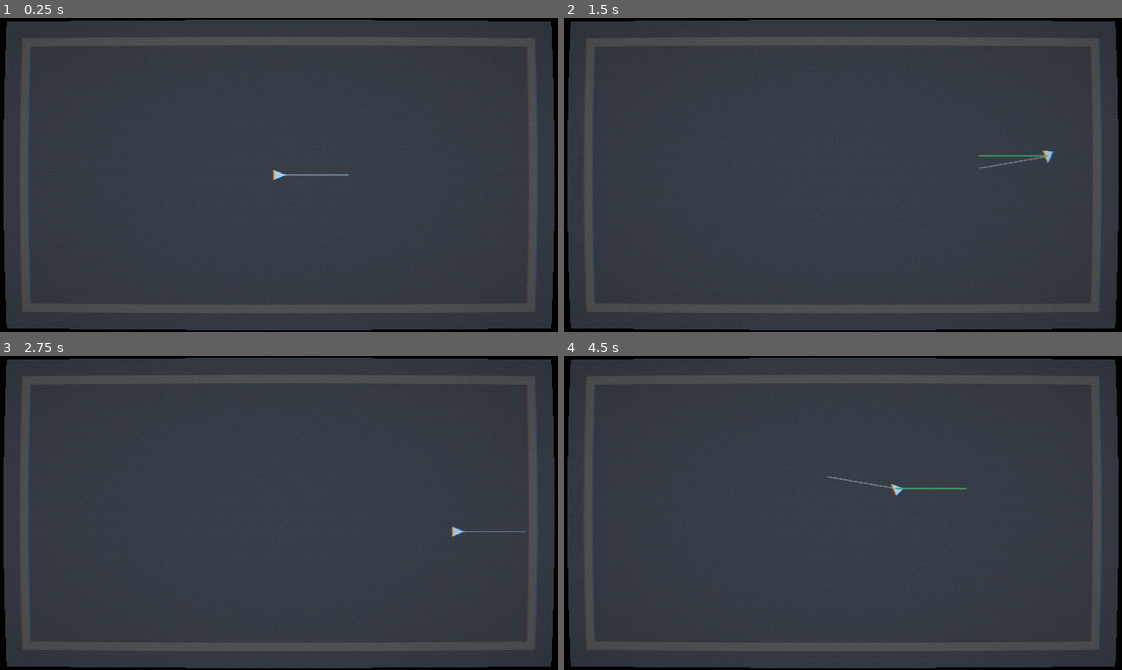
Above: before the commit, frames 1-4 (two rows, left to right).
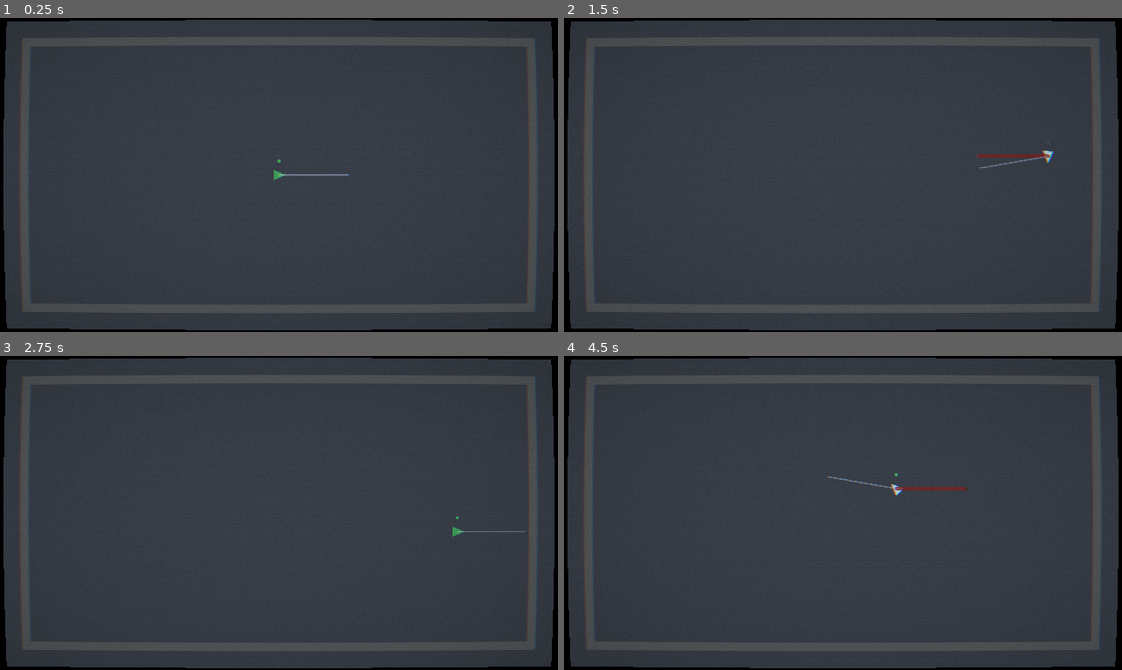
Above: after the commit, the same moments.

Repository: artemiiShabanov/slash-dash-slash
Game: Godot game, scene res://scenes/demos/m2_dash_demo.tscn
The game is run twice, just before and just after one commit, with the same random seed, the same clock (stepped at 60 frames per second) and the same inputs.
Inputs (mouse positions are in pixels of both pictures, inside the frame that each line leads up to):
- Up to frame 1 (0.25 s): no input
- Up to frame 2 (1.5 s): tap Enter at 0.5 s; move the mouse to (965, 159) at 0.52 s; hold D 0.53-1.25 s; click (965, 159) at 0.67 s; tap Space at 0.77 s; drag from (731, 190) to (815, 237) at 1.27 s
- Up to frame 3 (2.75 s): tap Space at 2 s; move the mouse to (334, 443) at 2.02 s; hold D from 2.03 s (still down)
- Up to frame 4 (4.5 s): release D at 2.75 s; tap Enter at 2.75 s; drag from (815, 575) to (675, 465) at 2.77 s; move the mouse to (1010, 560) at 3.52 s; hold A 3.53-4.25 s; tap Space at 3.77 s; drag from (675, 465) to (759, 434) at 4.27 s

The runs differ from the first frame. In frame 1, less than 0.1% of the frame differs, in the area x 48-52%, y 45-52%; in frame 2, 0.1%; in frame 3, less than 0.1%; in frame 4, 0.2%, in the area x 59-73%, y 37-43%.

Commit message:
Ship weapon-cooldown-stamina (M3) + slash trail visuals
Sword now has two visible states gated by cooldown + stamina. A dash
with a loaded sword fires the weapon (consumes 1 stamina, starts
cooldown); a dash with an unloaded sword is a non-hit reposition.
Stamina regenerates continuously, even mid-cooldown.

- WeaponTuning resource: cooldown_duration, max_stamina,
  stamina_regen_interval, loaded_tint_color
- Player gets four new signals: weapon_fired(direction), weapon_loaded,
  weapon_unloaded, stamina_changed(current, max)
- Weapon firing hook in _start_dash captures was_slash before flipping
  is_weapon_loaded so the trail can pick its style; _tick_weapon runs
  cooldown countdown + regen accumulator each physics frame and emits
  weapon_loaded on transition back to ready
- Loaded-state visual is a placeholder modulate (dot_matrix_green) on
  the body Polygon2D — real "loaded" sprite animation deferred to art
- StaminaPips UI scene: top-level Node2D row of N circles above the
  player. Drained pips clear instantly on slash; regenerated pips fade
  back in. Tracks player position only, not rotation
- Initial signal emission in _ready uses call_deferred so child nodes
  (StaminaPips ready first per Godot bottom-up order) get the
  initial state via the signal pathway

Trail visuals (drift on core_dash): per-dash style switch. Slash
dashes get a wider blood_red trail; reposition dashes keep the
narrow dot_matrix_green. Three new DashTuning fields: trail_width,
slash_trail_color, slash_trail_width.

core_dash spec synced (2026-05-07) to capture the trail-style change
and the demos/ folder path. weapon-cooldown-stamina spec at Shipped.

Co-Authored-By: Claude Opus 4.7 (1M context) <noreply@anthropic.com>

Diff:
--- a/slash-dash-slash/resources/dash_tuning.tres
+++ b/slash-dash-slash/resources/dash_tuning.tres
@@ -15,3 +15,6 @@
 trail_max_points = 32
 trail_fade_duration = 0.25
 trail_color = Color(0.34, 0.78, 0.42, 1)
+trail_width = 2.0
+slash_trail_color = Color(0.65, 0.16, 0.13, 1)
+slash_trail_width = 4.0
--- /dev/null
+++ b/slash-dash-slash/resources/weapon_tuning.tres
@@ -0,0 +1,10 @@
+[gd_resource type="Resource" script_class="WeaponTuning" load_steps=2 format=3 uid="uid://24u0kd3n72no"]
+
+[ext_resource type="Script" uid="uid://c4o2xqnddf07s" path="res://scripts/resources/weapon_tuning.gd" id="1_wtune"]
+
+[resource]
+script = ExtResource("1_wtune")
+cooldown_duration = 0.2
+max_stamina = 1
+stamina_regen_interval = 0.45
+loaded_tint_color = Color(0.34, 0.78, 0.42, 1)
--- a/slash-dash-slash/scenes/demos/m1_input_demo.tscn
+++ b/slash-dash-slash/scenes/demos/m1_input_demo.tscn
@@ -36,5 +36,7 @@
 anchors_preset = 15
 anchor_right = 1.0
 anchor_bottom = 1.0
+grow_horizontal = 2
+grow_vertical = 2
 mouse_filter = 2
 script = ExtResource("2_overlay")
--- a/slash-dash-slash/scenes/player.tscn
+++ b/slash-dash-slash/scenes/player.tscn
@@ -1,7 +1,9 @@
-[gd_scene load_steps=4 format=3]
+[gd_scene load_steps=6 format=3]
 
 [ext_resource type="Script" path="res://scripts/player.gd" id="1_player"]
 [ext_resource type="Resource" path="res://resources/dash_tuning.tres" id="2_tuning"]
+[ext_resource type="Resource" path="res://resources/weapon_tuning.tres" id="3_wtune"]
+[ext_resource type="PackedScene" path="res://scenes/ui/stamina_pips.tscn" id="4_pips"]
 
 [sub_resource type="CircleShape2D" id="cs_player"]
 radius = 6.0
@@ -9,6 +11,7 @@
 [node name="Player" type="CharacterBody2D"]
 script = ExtResource("1_player")
 tuning = ExtResource("2_tuning")
+weapon_tuning = ExtResource("3_wtune")
 
 [node name="Body" type="Polygon2D" parent="."]
 ; Right-pointing arrow so rotation is readable: tip at (8, 0).
@@ -24,3 +27,5 @@
 joint_mode = 2
 begin_cap_mode = 2
 end_cap_mode = 2
+
+[node name="StaminaPips" parent="." instance=ExtResource("4_pips")]
--- /dev/null
+++ b/slash-dash-slash/scenes/ui/stamina_pips.tscn
@@ -0,0 +1,6 @@
+[gd_scene load_steps=2 format=3]
+
+[ext_resource type="Script" path="res://scripts/ui/stamina_pips.gd" id="1_pips"]
+
+[node name="StaminaPips" type="Node2D"]
+script = ExtResource("1_pips")
--- a/slash-dash-slash/scripts/player.gd
+++ b/slash-dash-slash/scripts/player.gd
@@ -25,15 +25,29 @@
 ## `KinematicCollision2D`.
 signal wall_hit(position: Vector2, normal: Vector2)
 
+## Sword fired this dash. Hit-detection consumes this; gem procs piggyback later.
+signal weapon_fired(direction: Vector2)
+
+## Sword transitioned reloading -> loaded (cooldown done AND stamina >= 1).
+signal weapon_loaded
+
+## Sword transitioned loaded -> reloading.
+signal weapon_unloaded
+
+## Stamina changed (drain or regen). UI listens here.
+signal stamina_changed(current: int, max: int)
+
 # ===== Tunables =====
 
 const TUNING_PATH := "res://resources/dash_tuning.tres"
+const WEAPON_TUNING_PATH := "res://resources/weapon_tuning.tres"
 
 # Floors clamping pathological modifier stacks so dashes always commit.
 const MIN_DISTANCE: float = 1.0
 const MIN_DURATION: float = 0.01
 
 @export var tuning: DashTuning
+@export var weapon_tuning: WeaponTuning
 
 # ===== Public state =====
 
@@ -42,6 +56,17 @@
 
 ## Whether a dash is currently in flight.
 var is_dashing: bool = false
+
+## True when the next dash will fire the sword (cooldown elapsed AND stamina >= 1).
+var is_weapon_loaded: bool = false
+
+## Current stamina, in [0, weapon_tuning.max_stamina].
+var stamina: int = 0
+
+# ===== Internal weapon state =====
+
+var _cooldown_remaining: float = 0.0
+var _regen_accumulator: float = 0.0
 
 # ===== Internal dash state =====
 
@@ -66,6 +91,7 @@
 # ===== Trail =====
 
 @onready var trail: Line2D = $Trail
+@onready var body: Polygon2D = $Body
 
 # Held reference so a new dash can kill an in-flight fade. Without this, the
 # fade tween would overwrite the new dash's freshly-reset alpha and clear its
@@ -95,9 +121,29 @@
 	# Defensive: never inherit a stuck dash flag from a previous run.
 	InputSystem.dash_in_progress = false
 
+	# Weapon init.
+	if weapon_tuning == null:
+		weapon_tuning = load(WEAPON_TUNING_PATH) as WeaponTuning
+		if weapon_tuning == null:
+			push_error("Player: failed to load WeaponTuning at %s; using defaults." % WEAPON_TUNING_PATH)
+			weapon_tuning = WeaponTuning.new()
+	stamina = weapon_tuning.max_stamina
+	_cooldown_remaining = 0.0
+	_regen_accumulator = 0.0
+	is_weapon_loaded = true
+	_apply_loaded_modulate(true)
+	# Defer initial signal emit until after children (e.g., StaminaPips) have
+	# finished their own _ready and connected. Children's _ready runs first,
+	# so by the time we get here they're listening; deferring keeps things
+	# strict-ordered if anyone connects via call_deferred themselves.
+	call_deferred("emit_signal", "stamina_changed", stamina, weapon_tuning.max_stamina)
+	call_deferred("emit_signal", "weapon_loaded")
+
 func _physics_process(delta: float) -> void:
 	# Push player position so InputSystem can compute mouse-relative aim.
 	InputSystem.player_world_position = global_position
+
+	_tick_weapon(delta)
 
 	if is_dashing:
 		_advance_dash(delta)
@@ -119,6 +165,14 @@
 # ===== Dash lifecycle =====
 
 func _start_dash(direction: Vector2) -> void:
+	# Fire the sword at dash commit if loaded. Whether the dash actually contacts
+	# an enemy is hit-detection's job; here we just consume cooldown + stamina.
+	# Capture before _fire_weapon flips is_weapon_loaded so the trail can pick
+	# the right color/width.
+	var was_slash: bool = is_weapon_loaded
+	if was_slash:
+		_fire_weapon(direction.normalized() if direction.length() > 0.0 else current_aim)
+
 	is_dashing = true
 	_dash_direction = direction.normalized() if direction.length() > 0.0 else current_aim
 	_dash_elapsed = 0.0
@@ -133,6 +187,15 @@
 	if _trail_fade_tween != null and _trail_fade_tween.is_valid():
 		_trail_fade_tween.kill()
 	_trail_fade_tween = null
+
+	# Per-dash trail style: slashes get a wider blood-red line; repositions get
+	# the narrower phosphor-green line.
+	if was_slash:
+		trail.default_color = tuning.slash_trail_color
+		trail.width = tuning.slash_trail_width
+	else:
+		trail.default_color = tuning.trail_color
+		trail.width = tuning.trail_width
 
 	# Reset trail visuals and seed the first point at the dash origin.
 	trail.modulate.a = 1.0
@@ -182,6 +245,44 @@
 	_trail_fade_tween = create_tween()
 	_trail_fade_tween.tween_property(trail, "modulate:a", 0.0, tuning.trail_fade_duration)
 	_trail_fade_tween.tween_callback(trail.clear_points)
+
+# ===== Weapon =====
+
+func _fire_weapon(dir: Vector2) -> void:
+	stamina = maxi(0, stamina - 1)
+	_cooldown_remaining = weapon_tuning.cooldown_duration
+	_regen_accumulator = 0.0
+	is_weapon_loaded = false
+	_apply_loaded_modulate(false)
+	weapon_fired.emit(dir)
+	weapon_unloaded.emit()
+	stamina_changed.emit(stamina, weapon_tuning.max_stamina)
+
+func _tick_weapon(delta: float) -> void:
+	# Cooldown countdown.
+	if _cooldown_remaining > 0.0:
+		_cooldown_remaining = maxf(0.0, _cooldown_remaining - delta)
+
+	# Stamina regen — continuous, runs even mid-cooldown.
+	if stamina < weapon_tuning.max_stamina:
+		_regen_accumulator += delta
+		while _regen_accumulator >= weapon_tuning.stamina_regen_interval and stamina < weapon_tuning.max_stamina:
+			_regen_accumulator -= weapon_tuning.stamina_regen_interval
+			stamina += 1
+			stamina_changed.emit(stamina, weapon_tuning.max_stamina)
+		if stamina >= weapon_tuning.max_stamina:
+			_regen_accumulator = 0.0
+
+	# Transition reloading -> loaded the moment both gates clear.
+	if not is_weapon_loaded and _cooldown_remaining <= 0.0 and stamina >= 1:
+		is_weapon_loaded = true
+		_apply_loaded_modulate(true)
+		weapon_loaded.emit()
+
+func _apply_loaded_modulate(is_loaded: bool) -> void:
+	if body == null:
+		return
+	body.modulate = weapon_tuning.loaded_tint_color if is_loaded else Color(1, 1, 1, 1)
 
 # ===== Trail =====
 
--- a/slash-dash-slash/scripts/resources/dash_tuning.gd
+++ b/slash-dash-slash/scripts/resources/dash_tuning.gd
@@ -31,6 +31,17 @@
 ## Seconds for the trail to fade from full to invisible after a dash ends.
 @export var trail_fade_duration: float = 0.25
 
-## Base trail tint. Default = palette `dot_matrix_green` to read as a phosphor
-## streak under the CRT post-process.
+## Reposition (non-slash) trail tint. Default = palette `dot_matrix_green` to
+## read as a phosphor streak under the CRT post-process.
 @export var trail_color: Color = Color(0.34, 0.78, 0.42, 1.0)
+
+## Reposition trail line width (px in 640x360 internal frame).
+@export var trail_width: float = 2.0
+
+## Slash trail tint — used when the dash fires the sword. Default = palette
+## `blood_red` to read as a weapon strike vs. the green reposition phosphor.
+@export var slash_trail_color: Color = Color(0.65, 0.16, 0.13, 1.0)
+
+## Slash trail line width — wider than reposition so a slash visually carries
+## more weight even before juice/SFX layers land.
+@export var slash_trail_width: float = 4.0
--- /dev/null
+++ b/slash-dash-slash/scripts/resources/weapon_tuning.gd
@@ -0,0 +1,19 @@
+class_name WeaponTuning
+extends Resource
+
+## Tunables for the player's sword cooldown + stamina state machine.
+## Stored at `res://resources/weapon_tuning.tres`. Will move onto the equipped
+## sword resource once `equipment-resource-schema` lands.
+
+## Seconds from a weapon fire until the cooldown gate clears.
+@export var cooldown_duration: float = 0.30
+
+## Maximum consecutive slashes before the player runs out of stamina.
+@export var max_stamina: int = 3
+
+## Seconds per +1 stamina point regenerated. Continuous; runs even mid-cooldown.
+@export var stamina_regen_interval: float = 0.45
+
+## Modulate color applied to the player Body sprite while the sword is loaded.
+## Placeholder until a proper "loaded" sprite animation exists.
+@export var loaded_tint_color: Color = Color(0.34, 0.78, 0.42, 1.0)
--- /dev/null
+++ b/slash-dash-slash/scripts/ui/stamina_pips.gd
@@ -0,0 +1,82 @@
+extends Node2D
+
+## Stamina pips.
+##
+## A row of N small circles drawn above a parent that emits
+## `stamina_changed(current: int, max: int)`. Drained pips disappear
+## immediately on slash; regenerated pips fade back in over `fade_in_duration`.
+##
+## Top-level so the row tracks the parent's position but ignores its rotation
+## — the pips always read horizontally regardless of how the parent is facing.
+
+@export var offset: Vector2 = Vector2(0, -16)
+@export var spacing: float = 5.0
+@export var radius: float = 1.8
+@export var filled_color: Color = Color(0.34, 0.78, 0.42, 1.0)  # dot_matrix_green
+@export var empty_color: Color = Color(0.45, 0.42, 0.38, 0.5)   # dim shadow_grey
+@export var fade_in_duration: float = 0.15
+
+var _pip_alphas: Array[float] = []
+var _max_stamina: int = 0
+var _current_stamina: int = 0
+var _follow_target: Node2D = null
+
+func _ready() -> void:
+	top_level = true
+	_follow_target = get_parent() as Node2D
+	if _follow_target != null and _follow_target.has_signal("stamina_changed"):
+		_follow_target.stamina_changed.connect(_on_stamina_changed)
+
+func _process(_delta: float) -> void:
+	if _follow_target != null:
+		global_position = _follow_target.global_position + offset
+
+func _on_stamina_changed(current: int, maximum: int) -> void:
+	# Resize the alpha array to match the (possibly new) max.
+	if maximum != _max_stamina:
+		_max_stamina = maximum
+		_pip_alphas.resize(_max_stamina)
+		for i in _max_stamina:
+			_pip_alphas[i] = 1.0 if i < current else 0.0
+
+	# Diff each pip slot: drained pips clear instantly; regenerated pips fade in.
+	for i in _max_stamina:
+		var should_fill: bool = i < current
+		var was_filled: bool = i < _current_stamina
+		if should_fill and not was_filled:
+			_tween_pip(i, 1.0)
+		elif not should_fill and was_filled:
+			# Instant drain.
+			_pip_alphas[i] = 0.0
+	_current_stamina = current
+	queue_redraw()
+
+func _tween_pip(index: int, target: float) -> void:
+	var start: float = _pip_alphas[index]
+	var tween := create_tween()
+	tween.tween_method(func(v: float) -> void:
+		if index < _pip_alphas.size():
+			_pip_alphas[index] = v
+			queue_redraw()
+	, start, target, fade_in_duration)
+
+func _draw() -> void:
+	if _max_stamina <= 0:
+		return
+	var total_width: float = float(_max_stamina - 1) * spacing
+	var start_x: float = -total_width * 0.5
+	for i in _max_stamina:
+		var x: float = start_x + float(i) * spacing
+		var alpha: float = _pip_alphas[i] if i < _pip_alphas.size() else 0.0
+
+		# Empty slot underlay (dim circle) shows where pips will return to.
+		var empty: Color = empty_color
+		empty.a *= (1.0 - alpha)
+		if empty.a > 0.0:
+			draw_circle(Vector2(x, 0), radius, empty)
+
+		# Filled overlay; alpha drives the fade-in.
+		if alpha > 0.0:
+			var c: Color = filled_color
+			c.a *= alpha
+			draw_circle(Vector2(x, 0), radius, c)
Not shown, added: slash-dash-slash/scripts/resources/weapon_tuning.gd.uid
Not shown, added: slash-dash-slash/scripts/ui/stamina_pips.gd.uid
Not shown, changed: specs/core_dash.md
Not shown, added: specs/weapon-cooldown-stamina.md
